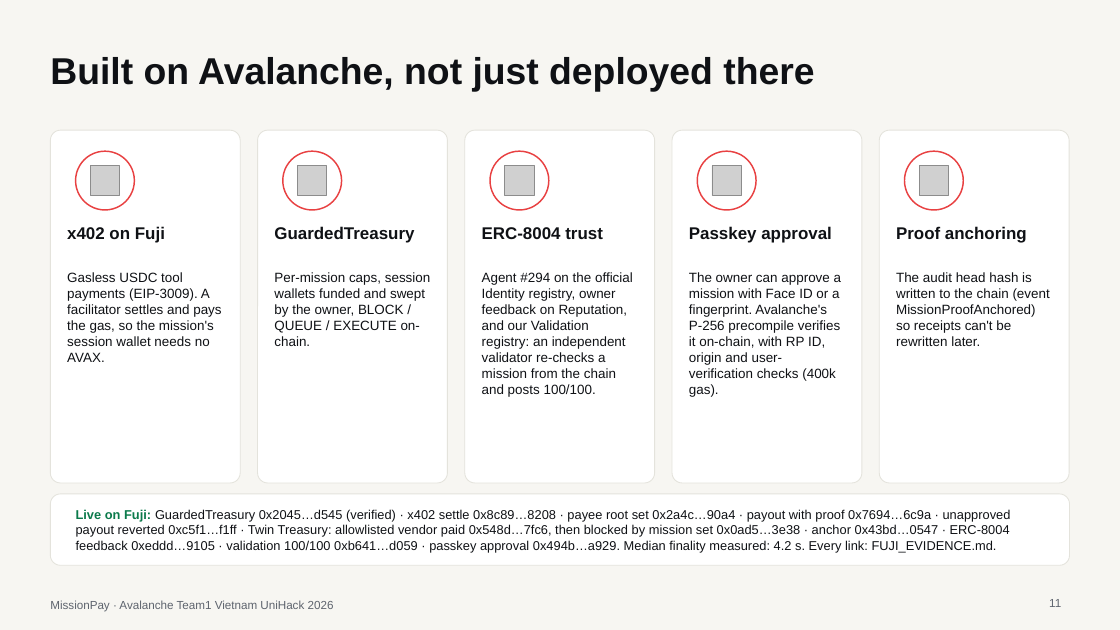
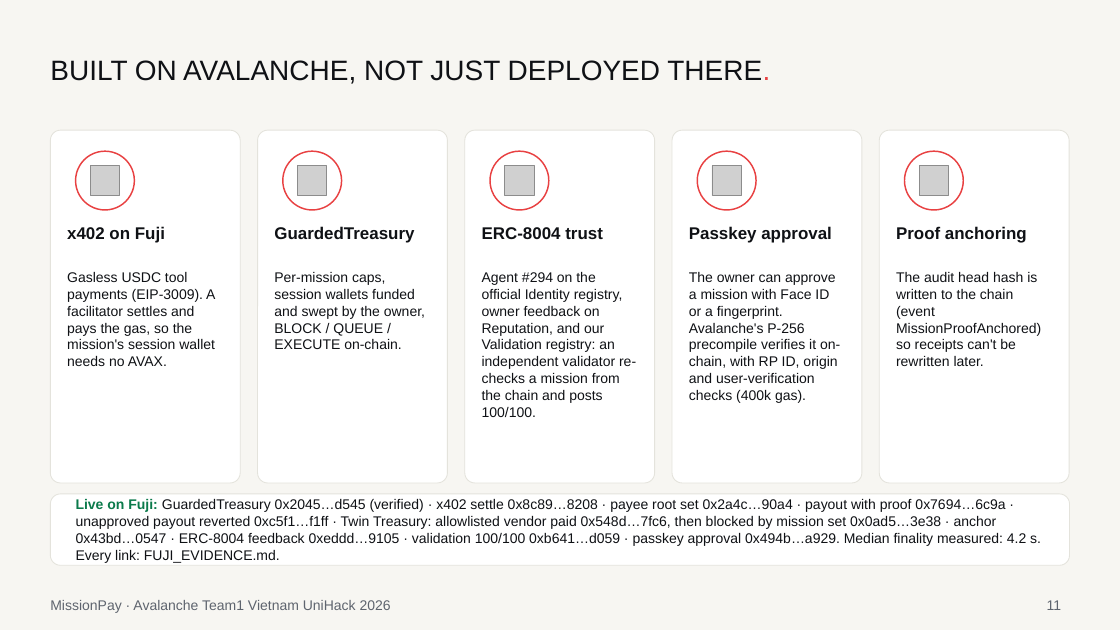
Before and after one commit to lenamkhanhh/UniHack, a slide deck: slide 11 of artifacts/submission-s1/MissionPay-pitch-deck-v2.pptx. Drawn at 1120x630 pixels with LibreOffice and Linux fonts; fonts in the diff are those of the drawing; grey boxes stand for pictures. Boxes give left, top, right and bottom in pixels: in the first picture for what was removed or moved away, otherwise in the second. Text is boxed around its words. In the diff, an @@ line names an element or a change of style, - is before the commit and + after.

```diff
--- a/artifacts/submission-s1/MissionPay-pitch-deck-v2.pptx
+++ b/artifacts/submission-s1/MissionPay-pitch-deck-v2.pptx
@@ title at [50,60,770,84]: text changed; size 32 to 24 pt; bold off @@
-Built on Avalanche, not just deployed there
+BUILT ON AVALANCHE, NOT JUST DEPLOYED THERE.
@@ size 11.5 to 12 pt in 5 elements at [67,272,215,366], [274,272,425,349], [482,272,636,417], [689,272,840,403], [896,272,1041,366] @@
@@ text "Live on Fuji: GuardedTreasury 0x2045…d545 ..." at [76,499,1041,563]: size 11 to 12 pt @@
@@ text "MissionPay · Avalanche Team1 Vietnam ..." at [50,600,391,613]: size 10 to 12 pt @@
@@ page number at [1047,600,1061,610]: size 10 to 12 pt @@
```
Also in this commit, not shown: 13 other slides changed, 6 other files.
